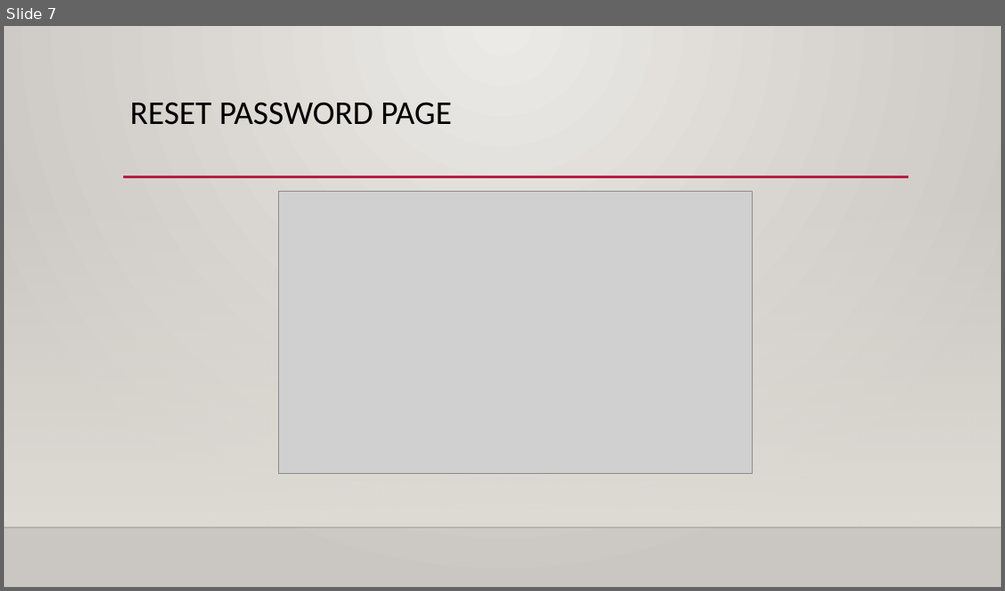
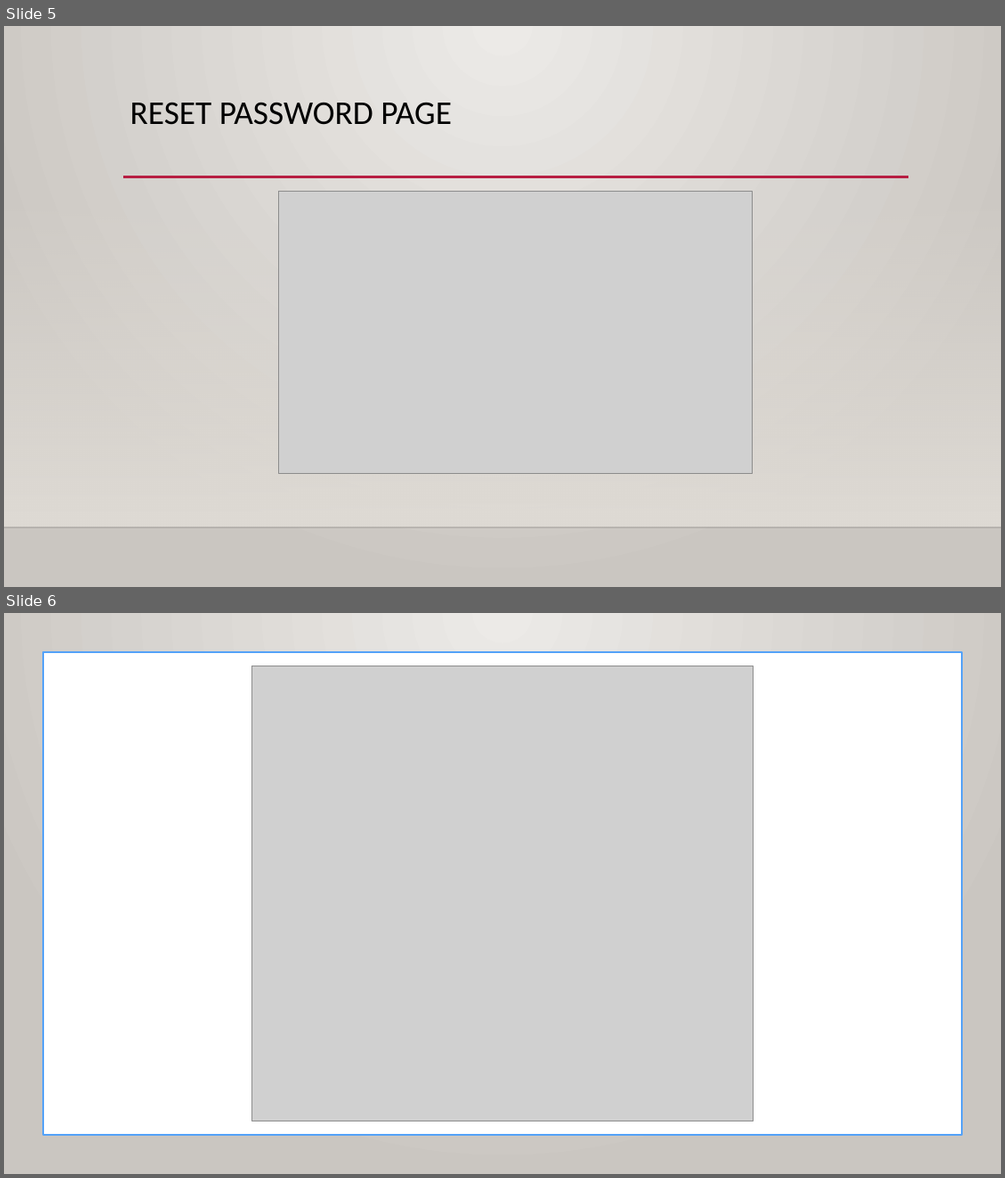
Before and after one commit to acb5649/BAConnect, a slide deck: Course Project Presentation 1.pptx. Shown one above the other, each under a label of ours: slide 7 before the commit, slides 5 and 6 after it. The pictures are 1005x591 and 1005x1178 pixels, drawn with LibreOffice and Linux fonts; fonts in the diff are those of the drawing; grey boxes stand for pictures; background and template pictures are left out. Boxes give left, top, right and bottom in pixels: in the first picture for what was removed or moved away, otherwise in the second. Text is boxed around its words. In the diff, an @@ line names an element or a change of style, - is before the commit and + after.

```diff
--- a/Course Project Presentation 1.pptx
+++ b/Course Project Presentation 1.pptx
@@ slide 6 added at (4, 613, 1001, 1174), background gradient #ECEAE7 to #CAC7C1; not listed: 2 template elements that a slide beside it also shows @@
@@ rectangle added at (4, 613, 1001, 1174), fill gradient #ECEAE7 to #CAC7C1 @@
@@ rectangle added at (43, 653, 962, 1135), fill #FFFFFF, outline #54A2F8 1.75 pt @@
@@ picture added at (252, 666, 753, 1121) @@
@@ rectangle added at (4, 779, 1001, 1114), fill gradient #DFDBD5 @@
@@ picture added at (4, 1114, 1001, 1174) @@
@@ line added from (4, 1114) to (1001, 1114), #000001 1 pt @@
@@ what was slide 7 is now slide 5 @@
```
Also in this commit, not shown: 1 other slide added, 2 slides removed, 1 other file.
